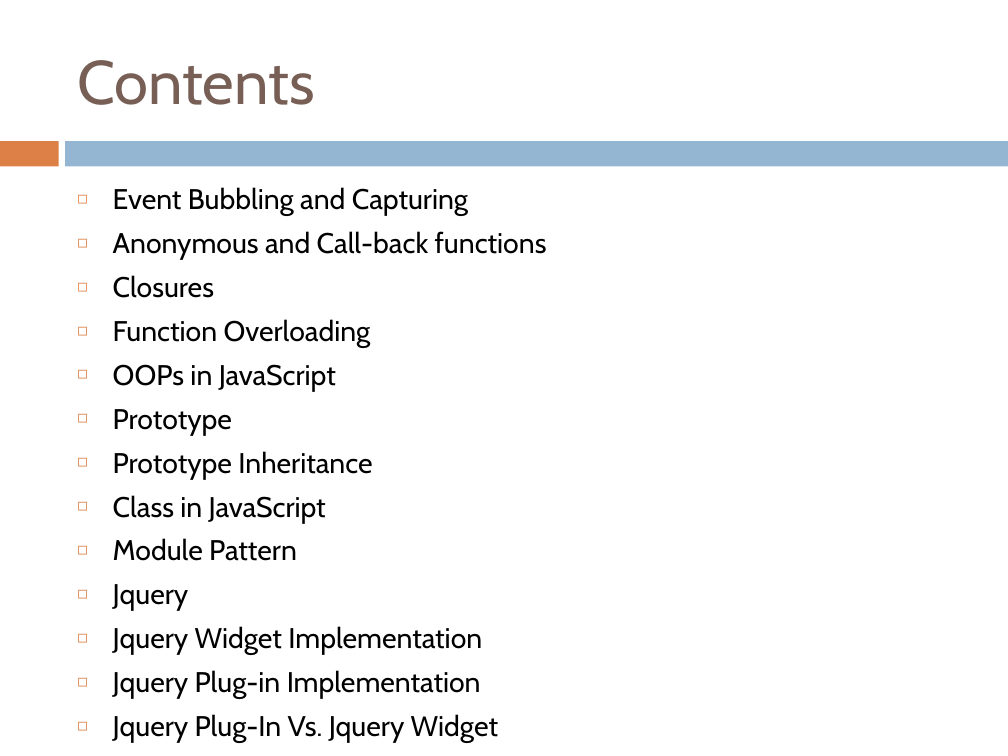
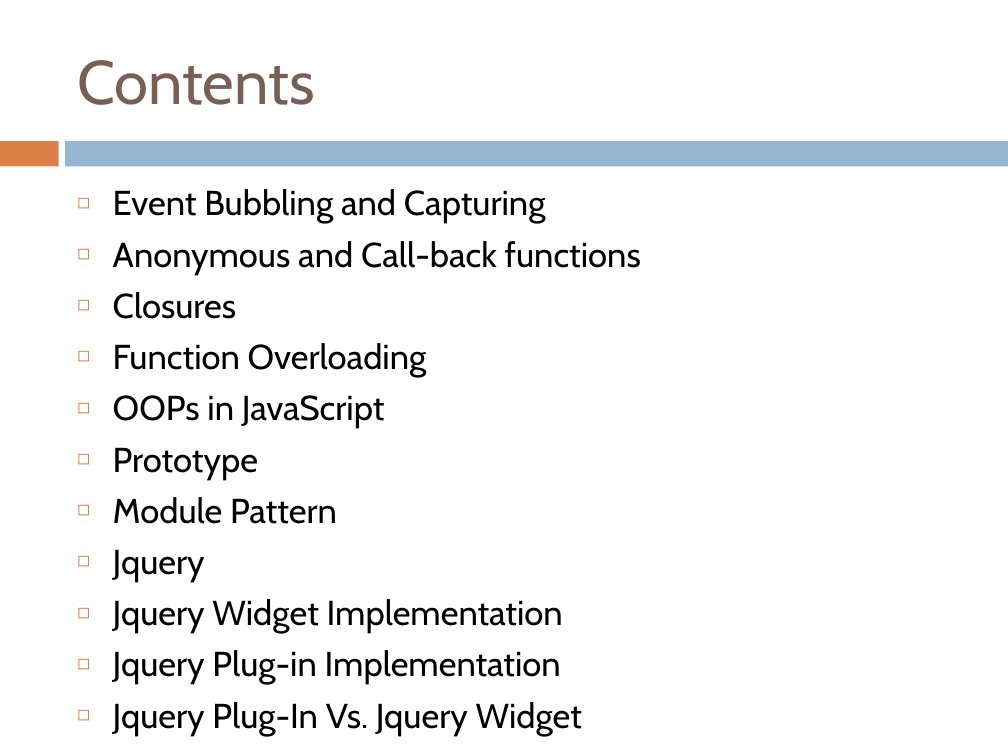
Before and after one commit to yedukondalurd/PPT, a slide deck: slide 2 of Advanced Javascript.pptx. Drawn at 1008x756 pixels with LibreOffice and Linux fonts; fonts in the diff are those of the drawing. Boxes give left, top, right and bottom in pixels: in the first picture for what was removed or moved away, otherwise in the second. Text is boxed around its words. In the diff, an @@ line names an element or a change of style, - is before the commit and + after.

```diff
--- a/Advanced Javascript.pptx
+++ b/Advanced Javascript.pptx
@@ text "Event Bubbling and Capturing" at (x1=113, y1=189, x2=641, y2=736): size 20.3 to 24.6 pt @@
@@ text at (x1=113, y1=451, x2=372, y2=524): paragraphs removed @@
-◻ Prototype Inheritance
-◻ Class in JavaScript
```
Also in this commit, not shown: 2 other slides changed, 13 slides added, 1 other file.
